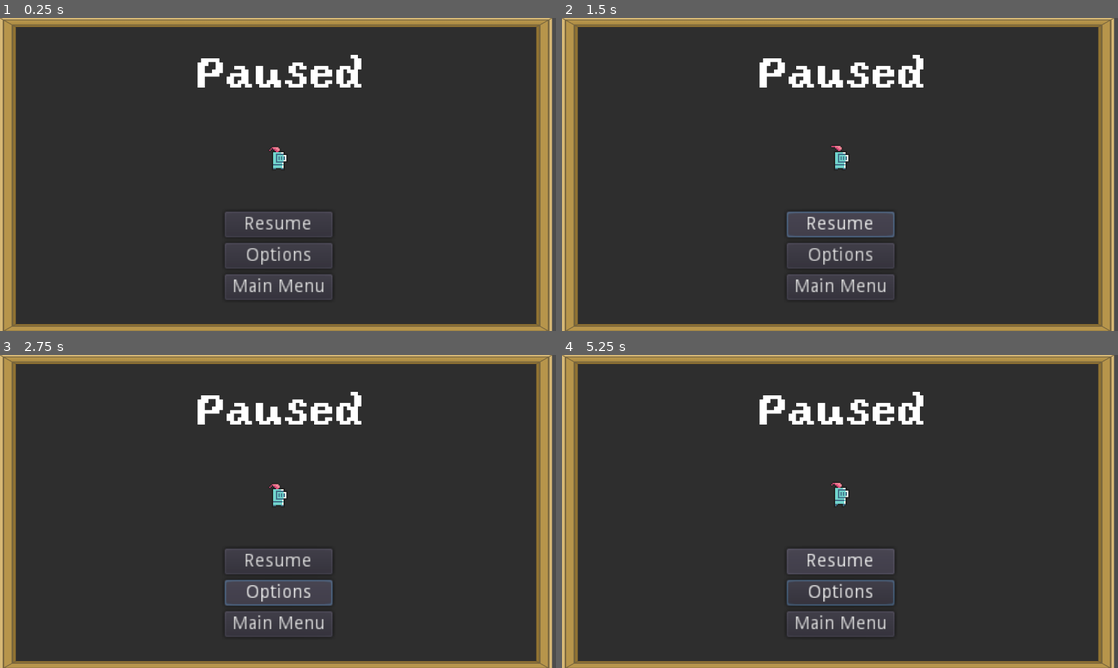
Above: before the commit, frames 1-4 (two rows, left to right).
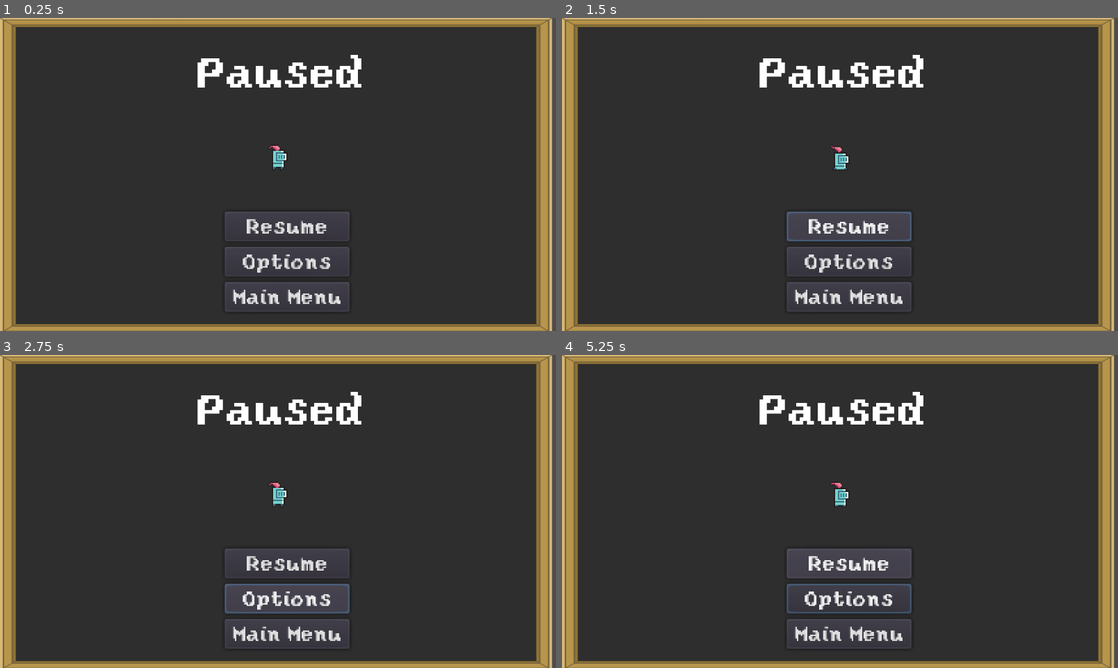
Above: after the commit, the same moments.

Repository: CaptainJiggles11/SpeedQuest
Game: Godot game, scene res://scenes/Pause Menu.tscn
The game is run twice, just before and just after one commit, with the same random seed, the same clock (stepped at 60 frames per second) and the same inputs. This scene is started directly instead of the project's main scene. Sound files missing from this copy of the repository are replaced by a short silence.
Inputs (mouse positions are in pixels of both pictures, inside the frame that each line leads up to):
- Up to frame 1 (0.25 s): no input
- Up to frame 2 (1.5 s): click "Main Menu" at 0.5 s; click "Resume" at 1.25 s
- Up to frame 3 (2.75 s): click "Options" at 2 s
- Up to frame 4 (5.25 s): move the mouse to (962, 495) at 2.77 s; hold Right (ui_right) 2.78-3.53 s; click (962, 495) at 2.85 s; move the mouse to (728, 527) at 3.52 s; hold Down (ui_down) 3.53-4.28 s; tap Shift (roll) at 3.6, 5.1 s; move the mouse to (895, 442) at 4.27 s; hold Right (ui_right) 4.28-5.03 s; click (895, 442) at 4.35 s; move the mouse to (812, 574) at 5.02 s; hold Up (ui_up) from 5.03 s (still down)

The runs differ from the first frame. In frame 1, 2.9% of the frame differs, in the area x 40-63%, y 40-94%; in frame 2, 3.3%; in frame 3, 3.5%; in frame 4, 3.5%.
Error in both runs: Invalid get index 'x' (on base: 'Nil'). (res://scripts/Enemy.gd:66)

Commit message:
Pause Menu update and Game Over Screen

Diff:
--- /dev/null
+++ b/scenes/Game Over.tscn
@@ -0,0 +1,98 @@
+[gd_scene load_steps=11 format=2]
+
+[ext_resource path="res://art/fonts/yoster.ttf" type="DynamicFontData" id=1]
+[ext_resource path="res://art/Miscellaneous/Frame_charcoalBG.png" type="Texture" id=2]
+[ext_resource path="res://art/packs/0x72_DungeonTilesetII_v1.4/frames/knight_f_hit_anim_f0.png" type="Texture" id=3]
+[ext_resource path="res://art/packs/0x72_DungeonTilesetII_v1.4/frames/weapon_knight_sword.png" type="Texture" id=4]
+
+[sub_resource type="DynamicFont" id=1]
+size = 100
+font_data = ExtResource( 1 )
+
+[sub_resource type="DynamicFont" id=2]
+font_data = ExtResource( 1 )
+
+[sub_resource type="DynamicFont" id=3]
+font_data = ExtResource( 1 )
+
+[sub_resource type="StyleBoxFlat" id=4]
+bg_color = Color( 0.6, 0.6, 0.6, 0 )
+
+[sub_resource type="SpriteFrames" id=5]
+animations = [ {
+"frames": [ ExtResource( 3 ) ],
+"loop": true,
+"name": "default",
+"speed": 5.0
+} ]
+
+[sub_resource type="SpriteFrames" id=6]
+animations = [ {
+"frames": [ ExtResource( 4 ) ],
+"loop": true,
+"name": "default",
+"speed": 5.0
+} ]
+
+[node name="Game Over" type="CanvasLayer"]
+
+[node name="TextureRect" type="TextureRect" parent="."]
+margin_right = 40.0
+margin_bottom = 40.0
+rect_scale = Vector2( 1.21, 0.69 )
+texture = ExtResource( 2 )
+
+[node name="Label" type="Label" parent="."]
+anchor_left = 0.5
+anchor_right = 0.5
+margin_left = -273.0
+margin_top = 45.0
+margin_right = 271.0
+margin_bottom = 146.0
+custom_fonts/font = SubResource( 1 )
+text = "Game Over"
+
+[node name="VBoxContainer" type="VBoxContainer" parent="."]
+anchor_left = 0.5
+anchor_top = 1.0
+anchor_right = 0.5
+anchor_bottom = 1.0
+margin_left = -142.0
+margin_top = -195.0
+margin_right = -46.0
+margin_bottom = -145.0
+rect_scale = Vector2( 3, 3 )
+
+[node name="Restart" type="Button" parent="VBoxContainer"]
+margin_right = 96.0
+margin_bottom = 23.0
+custom_fonts/font = SubResource( 2 )
+text = "Restart"
+
+[node name="Main Menu" type="Button" parent="VBoxContainer"]
+margin_top = 27.0
+margin_right = 96.0
+margin_bottom = 50.0
+custom_fonts/font = SubResource( 3 )
+text = "Main Menu"
+
+[node name="Panel" type="Panel" parent="."]
+anchor_left = 0.5
+anchor_top = 0.5
+anchor_right = 0.5
+anchor_bottom = 0.5
+margin_left = -171.0
+margin_top = -96.5
+margin_right = 171.0
+margin_bottom = 96.5
+custom_styles/panel = SubResource( 4 )
+
+[node name="knight" type="AnimatedSprite" parent="Panel"]
+position = Vector2( 156, 95.5 )
+scale = Vector2( 3, 3 )
+frames = SubResource( 5 )
+
+[node name="sword" type="AnimatedSprite" parent="Panel"]
+position = Vector2( 170, 100 )
+scale = Vector2( 3, 3 )
+frames = SubResource( 6 )
--- a/scenes/Pause Menu.tscn
+++ b/scenes/Pause Menu.tscn
@@ -9,6 +9,15 @@
 
 [sub_resource type="DynamicFont" id=1]
 size = 100
+font_data = ExtResource( 1 )
+
+[sub_resource type="DynamicFont" id=4]
+font_data = ExtResource( 1 )
+
+[sub_resource type="DynamicFont" id=5]
+font_data = ExtResource( 1 )
+
+[sub_resource type="DynamicFont" id=6]
 font_data = ExtResource( 1 )
 
 [sub_resource type="StyleBoxFlat" id=2]
@@ -54,20 +63,23 @@
 rect_scale = Vector2( 3, 3 )
 
 [node name="Resume" type="Button" parent="VBoxContainer"]
-margin_right = 83.0
-margin_bottom = 20.0
+margin_right = 96.0
+margin_bottom = 23.0
+custom_fonts/font = SubResource( 4 )
 text = "Resume"
 
 [node name="Options" type="Button" parent="VBoxContainer"]
-margin_top = 24.0
-margin_right = 83.0
-margin_bottom = 44.0
+margin_top = 27.0
+margin_right = 96.0
+margin_bottom = 50.0
+custom_fonts/font = SubResource( 5 )
 text = "Options"
 
 [node name="Exit" type="Button" parent="VBoxContainer"]
-margin_top = 48.0
-margin_right = 83.0
-margin_bottom = 68.0
+margin_top = 54.0
+margin_right = 96.0
+margin_bottom = 77.0
+custom_fonts/font = SubResource( 6 )
 text = "Main Menu"
 
 [node name="Panel" type="Panel" parent="."]
@@ -86,5 +98,5 @@
 scale = Vector2( 3, 3 )
 frames = SubResource( 3 )
 animation = "idle"
-frame = 2
+frame = 3
 playing = true
Not shown: 1 places in scenes/Pause Menu.tscn that only renumber resources
